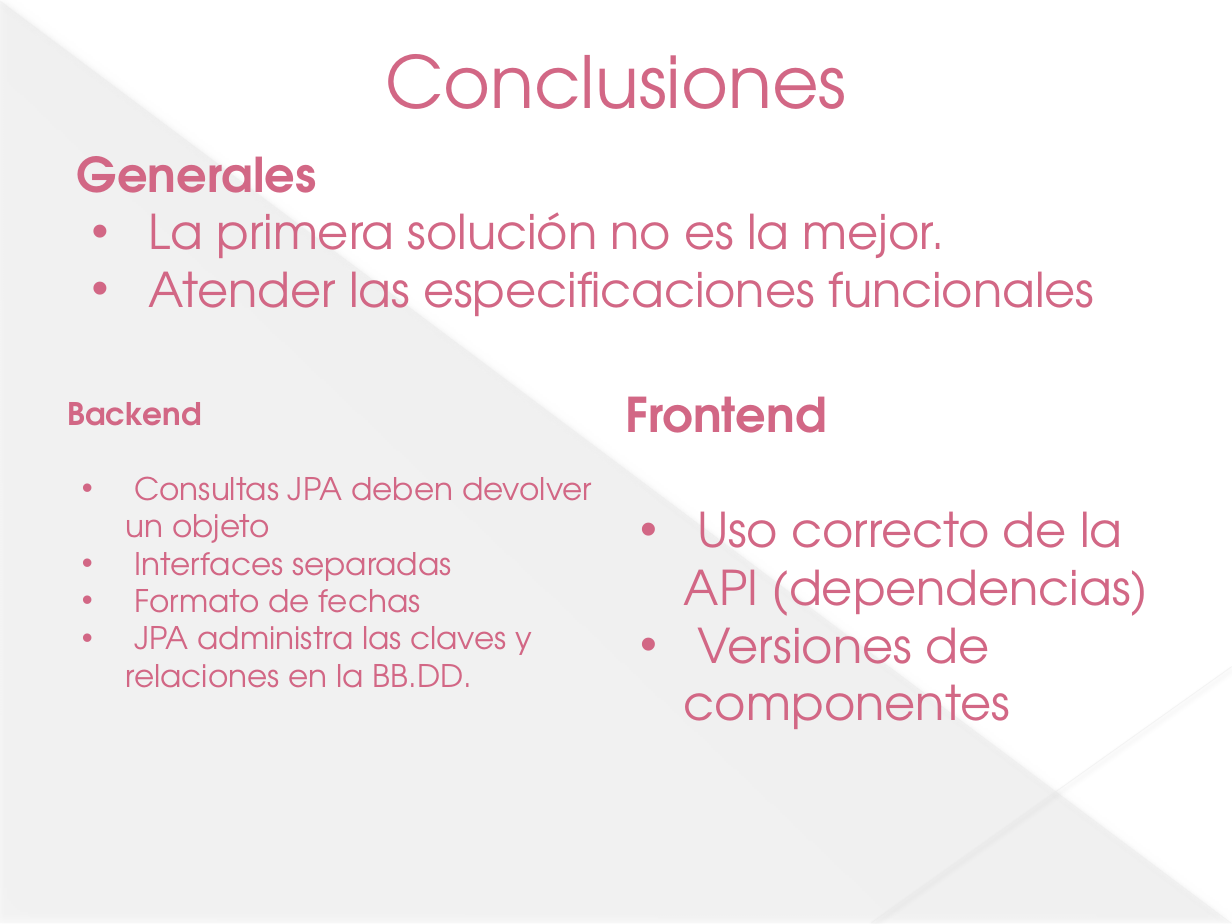
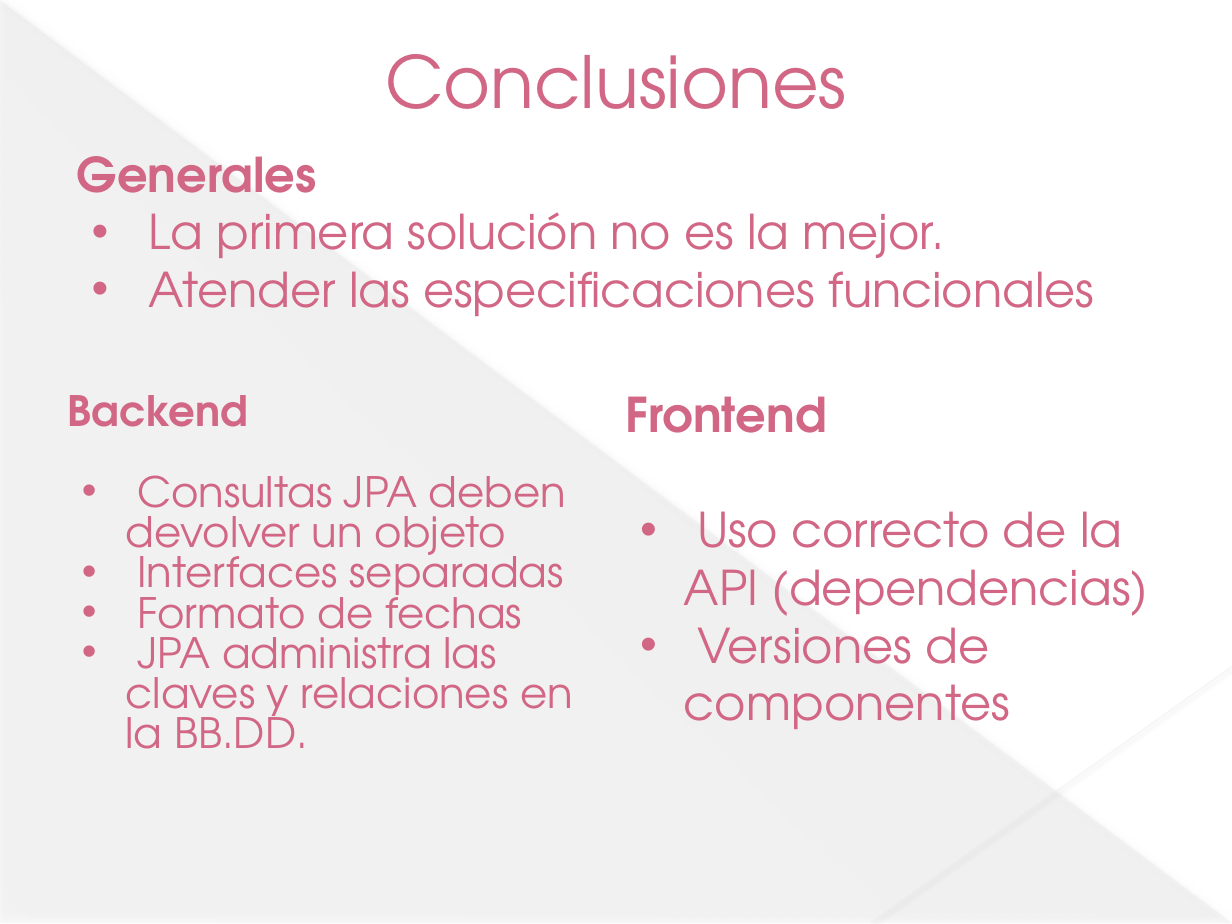
Before and after one commit to jesusdavidguti/ProyectoFinDeCurso, a slide deck: slide 11 of Presentación/Proyecto fin de curso.pptx. Drawn at 1232x924 pixels with LibreOffice and Linux fonts; fonts in the diff are those of the drawing. Boxes give left, top, right and bottom in pixels: in the first picture for what was removed or moved away, otherwise in the second. Text is boxed around its words. In the diff, an @@ line names an element or a change of style, - is before the commit and + after.

```diff
--- a/Presentación/Proyecto fin de curso.pptx
+++ b/Presentación/Proyecto fin de curso.pptx
@@ text "Backend" at box(67, 395, 573, 749): size 18.2 to 24.5 pt; line spacing 1 to 0.8 @@
```
Also in this commit, not shown: 1 other slide changed, 1 other file.
